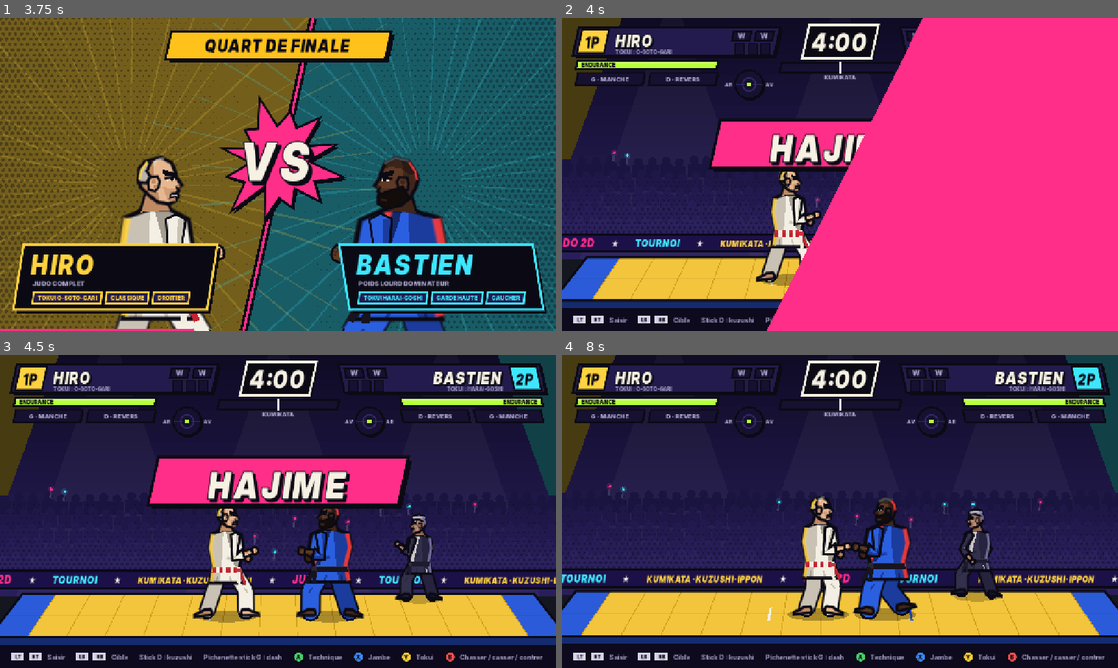
Above: before the commit, frames 1-4 (two rows, left to right).
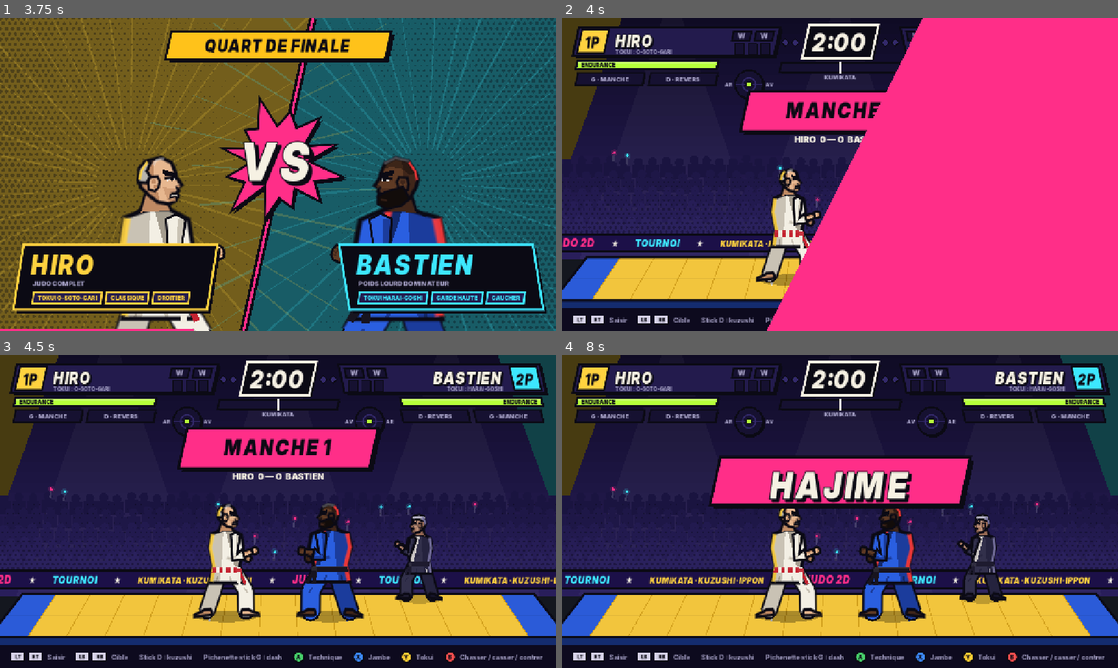
Above: after the commit, the same moments.

Repository: Atsug0/Judo-2d
Game: Godot game, scene res://scenes/main.tscn
Same seed, same stepped clock (60 frames per second), same inputs: the game is played once before the commit and once after it.
Inputs (mouse positions are in pixels of both pictures, inside the frame that each line leads up to):
- Up to frame 1 (3.75 s): tap Enter (ui_accept) at 0.5, 0.77, 1.52, 2.75, 3.02 s; move the mouse to (400, 158) at 0.52 s; hold Right 0.53-1.28 s; tap P at 0.6, 2.85 s; click (400, 158) at 0.67 s; move the mouse to (166, 190) at 1.27 s; hold Down 1.28-2.03 s; tap R at 1.35, 3.6 s; move the mouse to (333, 105) at 2.02 s; hold Right 2.03-2.78 s; tap X at 2.1 s; move the mouse to (250, 237) at 2.77 s; hold Up 2.78-3.53 s; click (250, 237) at 2.92 s; move the mouse to (444, 221) at 3.52 s; hold Left from 3.53 s (still down)
- Up to frame 2 (4 s): keep holding Left; tap Enter (ui_accept) at 3.77 s
- Up to frame 3 (4.5 s): keep holding Left; move the mouse to (111, 464) at 4.27 s; tap X at 4.35 s
- Up to frame 4 (8 s): tap Enter (ui_accept) at 4.52, 6.02, 6.77, 7.52 s; move the mouse to (867, 511) at 5.02 s; release Left at 5.03 s; hold Down 5.03-5.78 s; tap P at 5.1, 7.35 s; click (867, 511) at 5.17 s; move the mouse to (756, 433) at 5.77 s; hold Right 5.78-6.53 s; tap R at 5.85 s; move the mouse to (962, 495) at 6.52 s; hold Up 6.53-7.28 s; tap X at 6.6 s; move the mouse to (728, 527) at 7.27 s; hold Right from 7.28 s (still down); click (728, 527) at 7.42 s

Frame 1 is identical in both runs. In frame 2, 6.3% of the frame differs, in the area x 26-61%, y 4-50%; in frame 3, 10%; in frame 4, 23%, in the area x 0-100%, y 0-93%.

Commit message:
Format deux manches gagnantes (BO3) : manches enchaînées, losanges sous le chrono, bandeau MANCHE n / MANCHE DÉCISIVE, résumé des manches aux résultats ; option Format ; manches de 2 min et golden score d'1 min + décision par défaut
Co-Authored-By: Claude Opus 5.5 <noreply@anthropic.com>
Claude-Session: https://claude.ai/code/session_01RZLHPCpVQsnYqAEwAQHQd7

Diff:
--- a/scripts/main.gd
+++ b/scripts/main.gd
@@ -246,6 +246,8 @@
 		while current.sim.state.tick < until and shots < max_shots:
 			current.tick()
 			var t: int = current.sim.state.tick
+			if t < last_t:
+				last_t = -1  # nouvelle manche : le chrono de la simulation repart de zéro
 			if t == last_t:
 				continue  # arrêt sur image / ralenti : même instant de simulation
 			if wanted.has(t) or (args.has("events") and current.capture_flag) or (args.has("attack") and current.attack_flag and t > int(args.get("after", "0"))):
@@ -254,7 +256,7 @@
 				await _shot("%s/match_%05d.png" % [dir, t])
 				last_t = current.sim.state.tick
 				shots += 1
-			if current.sim.state.phase == "ended" and current.end_timer > 30:
+			if current.sim.state.phase == "ended" and current.end_timer > 30 and not args.has("bo3"):
 				break
 	else:
 		var frames := int(args.get("frames", "20"))
--- a/scripts/screens/match_screen.gd
+++ b/scripts/screens/match_screen.gd
@@ -68,6 +68,12 @@
 var walk_dir = [1.0, 1.0]
 var prev_dx = [-1.0, -1.0]  # main chassée : images restantes de l'animation, par joueur et par main
 var last_reaction_popup = -9999
+## Format en manches (deux manches gagnantes, façon jeu de combat)
+var rounds_to_win = 1
+var round_wins = [0, 0]
+var round_no = 1
+var round_log: Array = []     # [{winner, reason}]
+var round_banner = 0          # images restantes du bandeau « MANCHE n »
 ## Ralenti de l'ippon : derniers états de la simulation, rejoués à la fin du combat.
 const REPLAY_KEEP := 300
 var replay_buf: Array = []
@@ -122,10 +128,15 @@
 			ais[i] = Ai.new(i, seed_value + i * 7, level)
 	if p.has("dojo"):
 		dojo = DojoSession.new(self, p.dojo)
+	elif app != null and (not app.capture_mode or app.args.has("bo3")) and Settings.value("format") == "bo3":
+		rounds_to_win = 2
+		round_banner = 100
 
 
 func tick() -> void:
 	frame += 1
+	if round_banner > 0 and not paused:
+		round_banner -= 1
 	if paused:
 		_redraw_all()
 		return
@@ -135,6 +146,9 @@
 		_redraw_all()
 		return
 	_update_fx()
+	if round_banner > 30:
+		_redraw_all()  # présentation de la manche : le combat attend le bandeau
+		return
 	if hitstop > 0:
 		hitstop -= 1
 		_redraw_all()
@@ -204,8 +218,14 @@
 		if end_timer == 120 and replay_ok and not replay_done and Settings.value("replay") and (app == null or not app.capture_mode or app.args.has("replay")):
 			_start_replay()
 			return
+		if end_timer == 200 and app != null and dojo == null and rounds_to_win > 1 and _round_over():
+			return
 		if end_timer == 200 and app != null and not app.capture_mode and dojo == null:
-			app.goto("results", {"state": sim.get_state(), "names": names, "stats": stats, "match_params": params})
+			var fin: Dictionary = sim.get_state()
+			if rounds_to_win > 1:
+				fin.rounds = round_wins.duplicate()
+				fin.round_log = round_log.duplicate()
+			app.goto("results", {"state": fin, "names": names, "stats": stats, "match_params": params})
 
 
 func nav(action: String, _player: int = 0) -> void:
@@ -609,6 +629,38 @@
 # Caméra et effets
 # =============================================================================
 
+## Fin d'une manche : renvoie true si le match continue (nouvelle manche lancée).
+func _round_over() -> bool:
+	var w: int = sim.state.winner
+	round_log.append({"winner": w, "reason": String(sim.state.win_reason)})
+	if app != null and app.capture_mode:
+		print("fin de manche ", round_no, " : ", w, " ", sim.state.win_reason)
+	if w >= 0:
+		round_wins[w] += 1
+	if round_wins[0] >= rounds_to_win or round_wins[1] >= rounds_to_win:
+		return false
+	# manche suivante : mêmes judokas, judogi et chrono remis à zéro
+	round_no += 1
+	var p: Dictionary = params
+	var tokui: Array = p.get("tokui", ["seoi_nage", "o_soto_gari"])
+	sim = Sim.new(cfg, techs, names, p.get("builds", tokui))
+	var seed_value: int = int(p.get("seed", 1)) + round_no * 101
+	for i in 2:
+		if controllers[i] == "ai":
+			ais[i] = Ai.new(i, seed_value + i * 7, int(p.get("level", 2)))
+	end_timer = 0
+	replay_buf.clear()
+	replay_ok = false
+	replay_done = false
+	shown = [null, null]
+	popups.clear()
+	feed.clear()
+	gap_shown = -1.0
+	prev_dx = [-1.0, -1.0]
+	round_banner = 100
+	return true
+
+
 ## Démarre le ralenti : depuis un peu avant l'entrée de la technique gagnante.
 func _start_replay() -> void:
 	if replay_buf.is_empty():
@@ -1362,9 +1414,32 @@
 			_draw_readout(i)
 	if dojo == null:
 		_draw_timer()
+		if rounds_to_win > 1:
+			_draw_rounds()
 	if sim.state.phase in ["fight", "intro", "matte"]:
 		_draw_dominance()
 	_draw_newaza_hud()
+
+
+## Manches : losanges sous le chrono (gagnées en couleur) et bandeau « MANCHE n ».
+func _draw_rounds() -> void:
+	for i in 2:
+		var col: Color = Style.P1 if i == 0 else Style.P2
+		for k in rounds_to_win:
+			var cx = 640.0 + (-1 if i == 0 else 1) * (104.0 + k * 22.0)
+			var c = Vector2(cx, 56.0)
+			var pts = PackedVector2Array([c + Vector2(0, -10), c + Vector2(10, 0), c + Vector2(0, 10), c + Vector2(-10, 0)])
+			_ci.draw_colored_polygon(pts, Style.INK)
+			var inner = PackedVector2Array([c + Vector2(0, -7), c + Vector2(7, 0), c + Vector2(0, 7), c + Vector2(-7, 0)])
+			_ci.draw_colored_polygon(inner, col if round_wins[i] > k else Style.NIGHT_3)
+	if round_banner > 30:
+		var t = clampf(float(100 - round_banner) / 10.0, 0.0, 1.0)
+		var a = minf(1.0, float(round_banner - 30) / 15.0)
+		var r = Rect2(640 - 230 + (1.0 - t) * 300.0, 168, 460, 92)
+		Style.panel(_ci, r, Color(Style.HOT, a), Style.INK, 5.0, 8.0)
+		var label = "MANCHE DÉCISIVE" if round_wins[0] == rounds_to_win - 1 and round_wins[1] == rounds_to_win - 1 else "MANCHE %d" % round_no
+		Style.text(_ci, Vector2(r.position.x, r.position.y + 62), label, 50, Color(Style.INK, a), "display", HORIZONTAL_ALIGNMENT_CENTER, r.size.x, 2, -1.0)
+		Style.label(_ci, Vector2(r.position.x, r.end.y + 26), "%s  %d — %d  %s" % [names[0], round_wins[0], round_wins[1], names[1]], 20, Color(Style.PAPER, a), "black", HORIZONTAL_ALIGNMENT_CENTER, r.size.x)
 
 
 ## Lecture des boutons pour un joueur humain : technique de A / X / Y et issue prévisible,
@@ -1560,7 +1635,7 @@
 
 func _draw_announce() -> void:
 	var t: int = sim.state.announce_t
-	if t <= 0:
+	if t <= 0 or round_banner > 30:
 		return
 	var txt: String = sim.state.announce
 	var age = 90 - t
--- a/scripts/screens/options_screen.gd
+++ b/scripts/screens/options_screen.gd
@@ -11,7 +11,8 @@
 	"AUDIO": [["volume_master", "Volume général", "range", 0, 10], ["volume_music", "Musique", "range", 0, 10], ["volume_sfx", "Effets sonores", "range", 0, 10]],
 	"AFFICHAGE": [["fullscreen", "Plein écran", "bool"], ["vsync", "Synchronisation verticale", "bool"]],
 	"JEU": [["ai_level", "Niveau de l'IA par défaut", "range", 1, 3], ["radar", "Radar de kuzushi", "bool"], ["hints", "Aide des commandes en combat", "bool"], ["feed", "Fil des événements", "bool"], ["readout", "Lecture des techniques (A/X/Y)", "bool"]],
-	"COMBAT": [["match_minutes", "Durée du combat", "choice", [2, 3, 4, 5], ["2 MIN", "3 MIN", "4 MIN", "5 MIN"]],
+	"COMBAT": [["format", "Format", "choice", ["bo3", "single"], ["2 MANCHES GAGNANTES", "UN SEUL COMBAT"]],
+		["match_minutes", "Durée d'une manche", "choice", [2, 3, 4, 5], ["2 MIN", "3 MIN", "4 MIN", "5 MIN"]],
 		["golden_limit", "Golden score", "choice", [0, 1, 2, 3], ["ILLIMITÉ", "1 MIN + DÉCISION", "2 MIN + DÉCISION", "3 MIN + DÉCISION"]],
 		["replay", "Ralenti de la victoire", "bool"]],
 }
@@ -81,7 +82,7 @@
 		Settings.set_value(r[0], not v)
 	elif r[2] == "choice":
 		var opts: Array = r[3]
-		var k = maxi(0, opts.find(int(v)))
+		var k = maxi(0, opts.find(v if typeof(v) == TYPE_STRING else int(v)))
 		Settings.set_value(r[0], opts[(k + delta + opts.size()) % opts.size()])
 	else:
 		Settings.set_value(r[0], clampi(int(v) + delta, r[3], r[4]))
@@ -116,7 +117,7 @@
 			Style.label(self, Vector2(cr.position.x, cr.position.y + 23), "OUI" if v else "NON", 17, Style.INK if v else Style.MUTED, "black", HORIZONTAL_ALIGNMENT_CENTER, cr.size.x)
 		elif rr[2] == "choice":
 			var opts: Array = rr[3]
-			var lab: String = rr[4][maxi(0, opts.find(int(v)))]
+			var lab: String = rr[4][maxi(0, opts.find(v if typeof(v) == TYPE_STRING else int(v)))]
 			var cr2 = Rect2(r.end.x - 250, r.position.y + 12, 220, 32)
 			Style.panel(self, cr2, Style.NIGHT, Style.INK, 3.0, 0.0)
 			Style.label(self, Vector2(cr2.position.x, cr2.position.y + 23), "‹ %s ›" % lab if sel else lab, 16, Style.HOT if sel else Style.PAPER, "black", HORIZONTAL_ALIGNMENT_CENTER, cr2.size.x)
@@ -144,7 +145,7 @@
 		"AUDIO": "Le volume général s'applique à tout ; musique et effets se règlent séparément.",
 		"AFFICHAGE": "Résolution de référence 1280×720, mise à l'échelle nette jusqu'en 4K.",
 		"JEU": "Le radar et le fil d'événements aident à comprendre le kuzushi. Les experts peuvent les masquer.",
-		"COMBAT": "4 minutes et golden score illimité : les règles de compétition. Avec une limite, une décision départage : moins de shidos, puis plus d'attaques.",
+		"COMBAT": "Deux manches gagnantes, comme dans un jeu de combat. En compétition réelle : un seul combat de 4 minutes, golden score illimité. Avec une limite, une décision départage : moins de shidos, puis plus d'attaques.",
 	}
 	Style.text(self, Vector2(r.position.x + 26, r.position.y + 50), "À SAVOIR", 30, Style.PAPER, "display")
 	var words: PackedStringArray = notes.get(CATS[cat], "").split(" ")
--- a/scripts/screens/results_screen.gd
+++ b/scripts/screens/results_screen.gd
@@ -135,9 +135,23 @@
 	Style.text(self, Vector2(40, 100 + tsize * 0.35), title, tsize, Style.INK, "display", HORIZONTAL_ALIGNMENT_LEFT, -1, 2, -1.0)
 	# méthode
 	var reason: String = state.win_reason
-	var mr = Rect2(40, 176, Style.text_width(reason.to_upper(), 22, "black") + 50, 40)
+	var mr = Rect2(40, 176, minf(600.0, Style.text_width(reason.to_upper(), 22, "black") + 50), 40)
 	Style.panel(self, mr, Style.INK, wcol, 3.0, 4.0)
-	Style.label(self, Vector2(mr.position.x, mr.position.y + 28), reason.to_upper(), 22, wcol, "black", HORIZONTAL_ALIGNMENT_CENTER, mr.size.x)
+	Style.label(self, Vector2(mr.position.x + 16, mr.position.y + 28), reason.to_upper(), 22, wcol, "black", HORIZONTAL_ALIGNMENT_CENTER, mr.size.x - 32)
+	# manches (format deux manches gagnantes)
+	if state.has("rounds"):
+		var rr = Rect2(40, 226, 600, 34)
+		Style.label(self, Vector2(rr.position.x + 4, rr.position.y + 24), "MANCHES  %d — %d" % [state.rounds[0], state.rounds[1]], 20, Style.PAPER, "black")
+		var x = rr.position.x + 190
+		var k = 1
+		for rd in state.get("round_log", []):
+			var c: Color = Style.P1 if int(rd.winner) == 0 else (Style.P2 if int(rd.winner) == 1 else Style.MUTED)
+			var txt = "M%d %s" % [k, String(rd.reason).split(" — ")[0].to_upper()]
+			var tw = Style.text_width(txt, 12, "black") + 22
+			Style.chip(self, Rect2(x, rr.position.y + 6, tw, 24), Style.INK, c)
+			Style.label(self, Vector2(x, rr.position.y + 23), txt, 12, c, "black", HORIZONTAL_ALIGNMENT_CENTER, tw)
+			x += tw + 8
+			k += 1
 	_draw_score_table()
 	_draw_menu()
 	Style.hints(self, [["A", "Valider"]])
--- a/scripts/settings.gd
+++ b/scripts/settings.gd
@@ -18,8 +18,9 @@
 	"hints": true,             # barre d'aide des commandes en combat
 	"feed": true,              # fil des événements en combat
 	"readout": true,
-	"match_minutes": 4,        # durée réglementaire du combat
-	"golden_limit": 0,         # golden score : 0 = illimité, sinon minutes avant décision
+	"format": "bo3",           # "bo3" : deux manches gagnantes ; "single" : un seul combat
+	"match_minutes": 2,        # durée réglementaire d'une manche
+	"golden_limit": 1,         # golden score : 0 = illimité, sinon minutes avant décision
 	"replay": true,            # ralenti de la projection gagnante           # lecture des boutons A/X/Y et alerte de contre (joueurs humains)
 }
 
